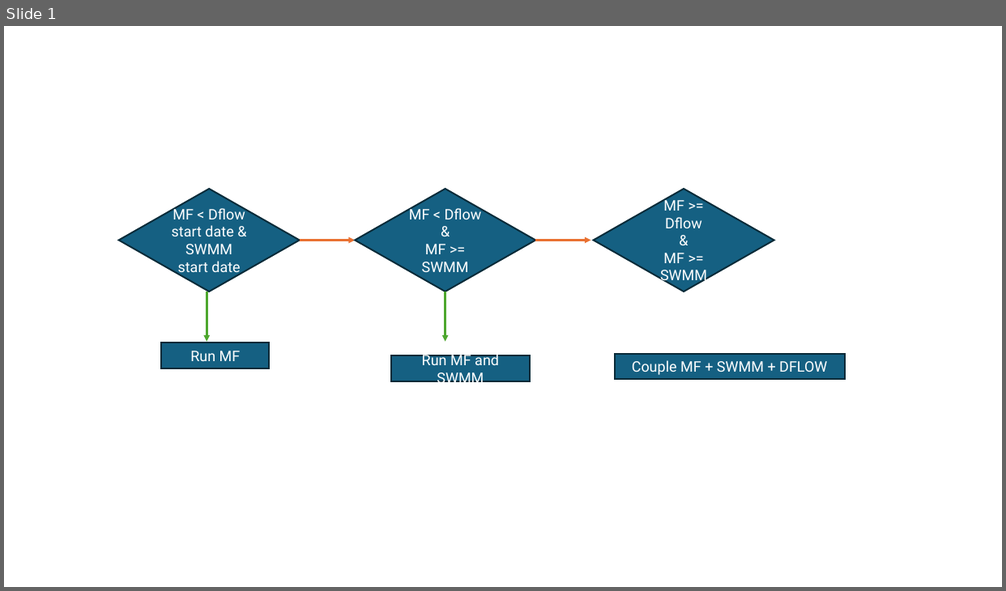
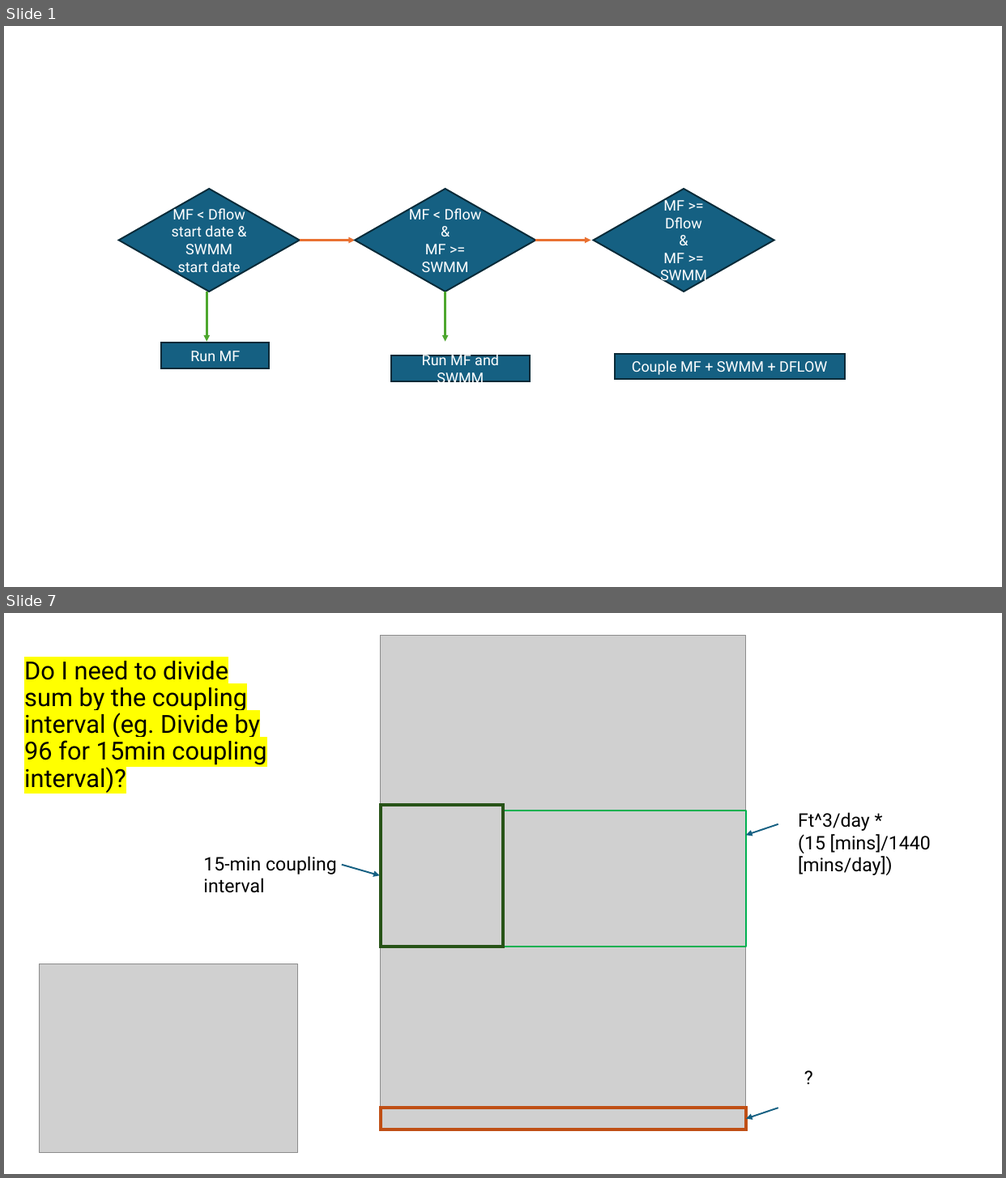
Before and after one commit to b-bayraktar/CF_PJ_modelarchive, a slide deck: notebooks-PJ/coupling.pptx. Shown one above the other, each under a label of ours: slide 1 before the commit, slides 1 and 7 after it; the slides between them are not shown. The pictures are 1006x591 and 1006x1178 pixels, drawn with LibreOffice and Linux fonts; fonts in the diff are those of the drawing; grey boxes stand for pictures. Boxes give left, top, right and bottom in pixels: in the first picture for what was removed or moved away, otherwise in the second. Text is boxed around its words. In the diff, an @@ line names an element or a change of style, - is before the commit and + after.

```diff
--- a/notebooks-PJ/coupling.pptx
+++ b/notebooks-PJ/coupling.pptx
@@ slide 7 added at box(4, 613, 1002, 1174), background #FFFFFF @@
@@ picture added at box(381, 636, 746, 1130) @@
@@ title added at box(24, 661, 266, 793), 24 pt, text #000000 @@
+Do I need to divide sum by the coupling interval (eg. Divide by 96 for 15min coupling interval)?
@@ rectangle added at box(381, 805, 503, 946), outline #275417 3 pt @@
@@ rectangle added at box(503, 811, 747, 947), outline #00B050 1.5 pt @@
@@ arrow added from (778, 824) to (746, 835), #156082 1.5 pt @@
@@ text added at box(798, 812, 931, 875), 18 pt, text #000000 @@
+Ft^3/day *
+(15 [mins]/1440 [mins/day])
@@ text added at box(203, 856, 337, 893), 18 pt, text #000000 @@
+15-min coupling interval
@@ arrow added from (342, 865) to (380, 875), #156082 1.5 pt @@
@@ picture added at box(39, 964, 298, 1152) @@
@@ text added at box(797, 1063, 837, 1093), 18 pt, text #000000 @@
+?
@@ rectangle added at box(381, 1108, 746, 1130), outline #C04F15 3 pt @@
@@ arrow added from (778, 1108) to (746, 1119), #156082 1.5 pt @@
```
Also in this commit, not shown: 2 slides changed, 7 other slides added, 2 slides removed, 25 other files.
